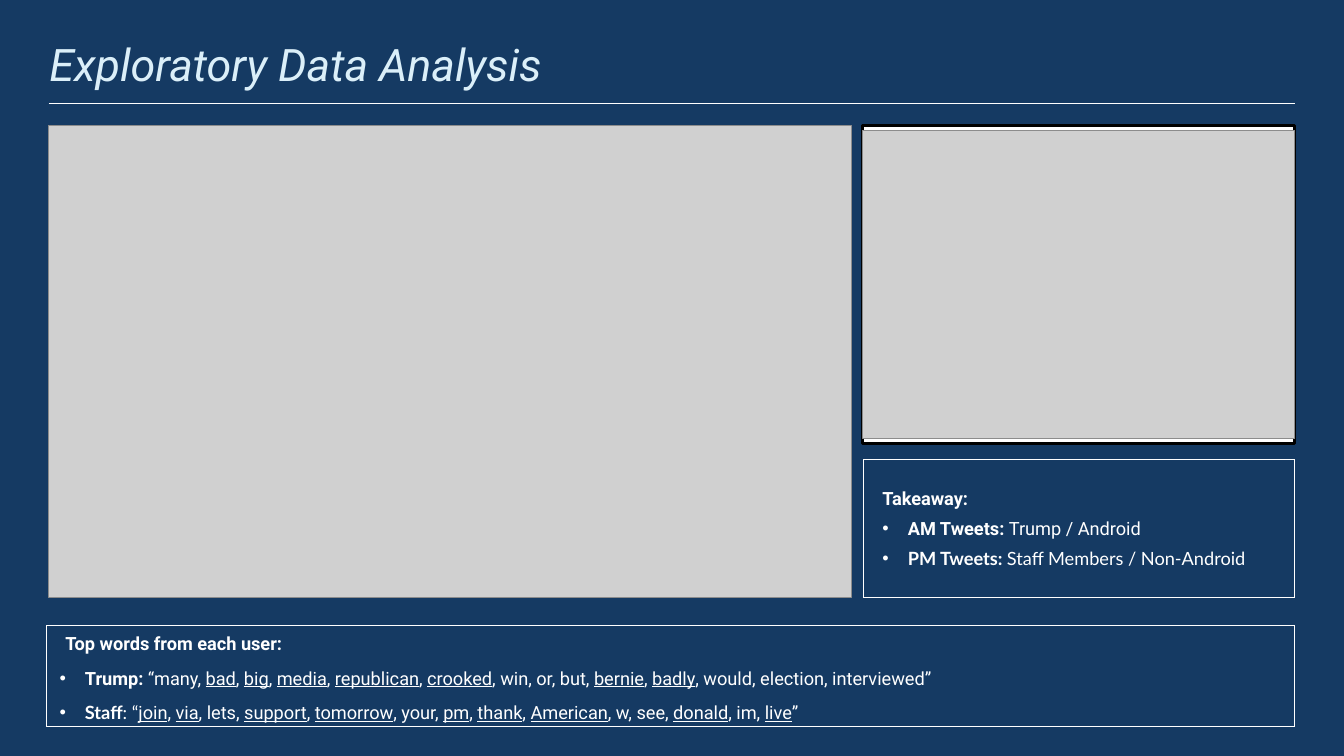
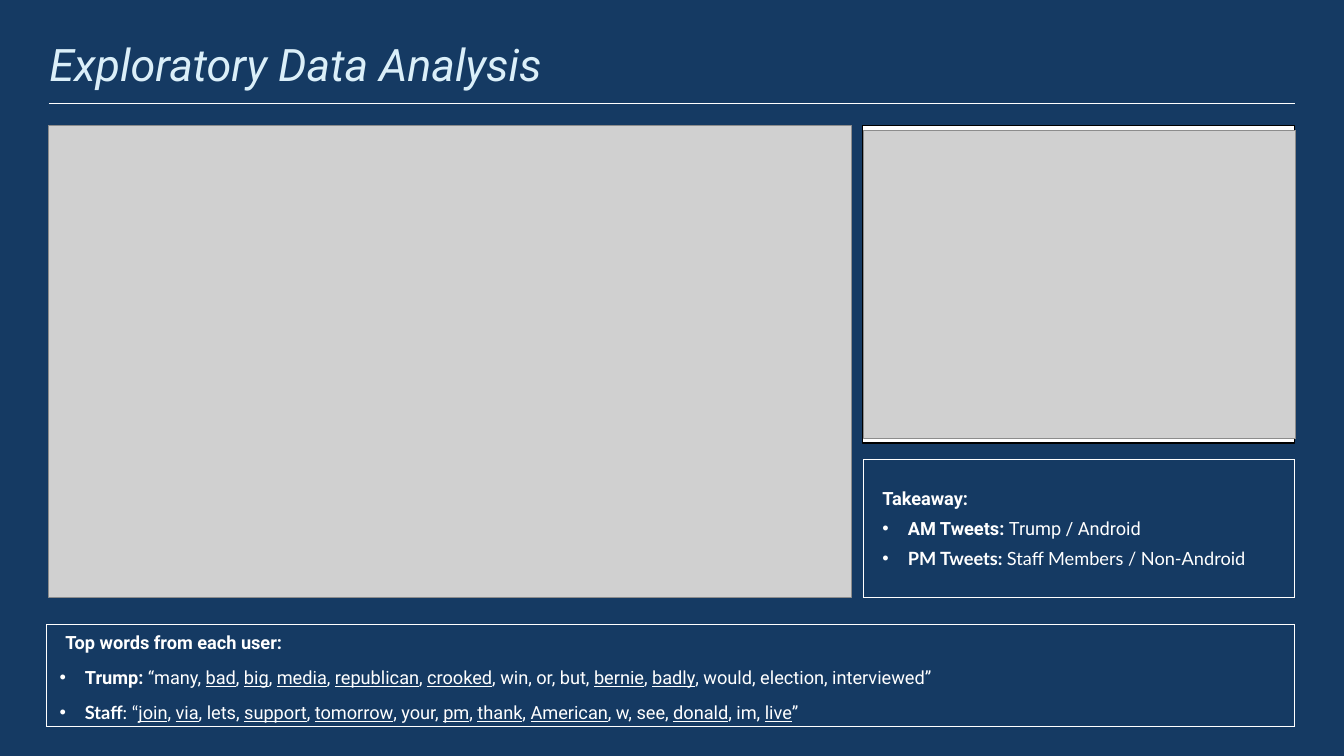
Before and after one commit to Jay-Yee-Portfolio/Module-5, a slide deck: slide 3 of Module 5_Presentation.pptx. Drawn at 1344x756 pixels with LibreOffice and Linux fonts; fonts in the diff are those of the drawing; grey boxes stand for pictures. Boxes give left, top, right and bottom in pixels: in the first picture for what was removed or moved away, otherwise in the second. Text is boxed around its words. In the diff, an @@ line names an element or a change of style, - is before the commit and + after.

```diff
--- a/Module 5_Presentation.pptx
+++ b/Module 5_Presentation.pptx
@@ rectangle at (x1=863, y1=126, x2=1296, y2=444): outline #000000 2.25 pt to #000000 1 pt @@
```
Also in this commit, not shown: 7 other slides changed.
